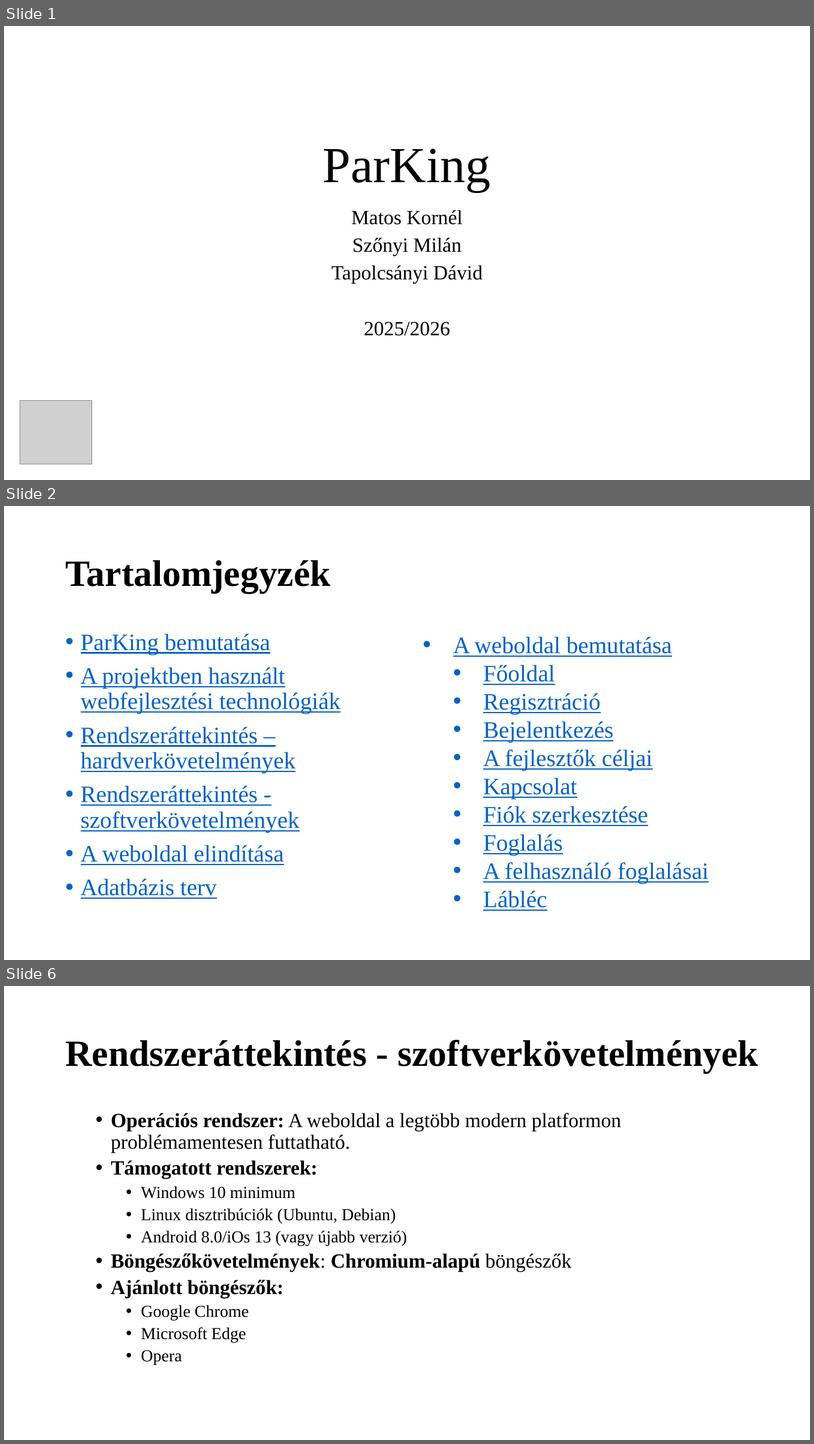
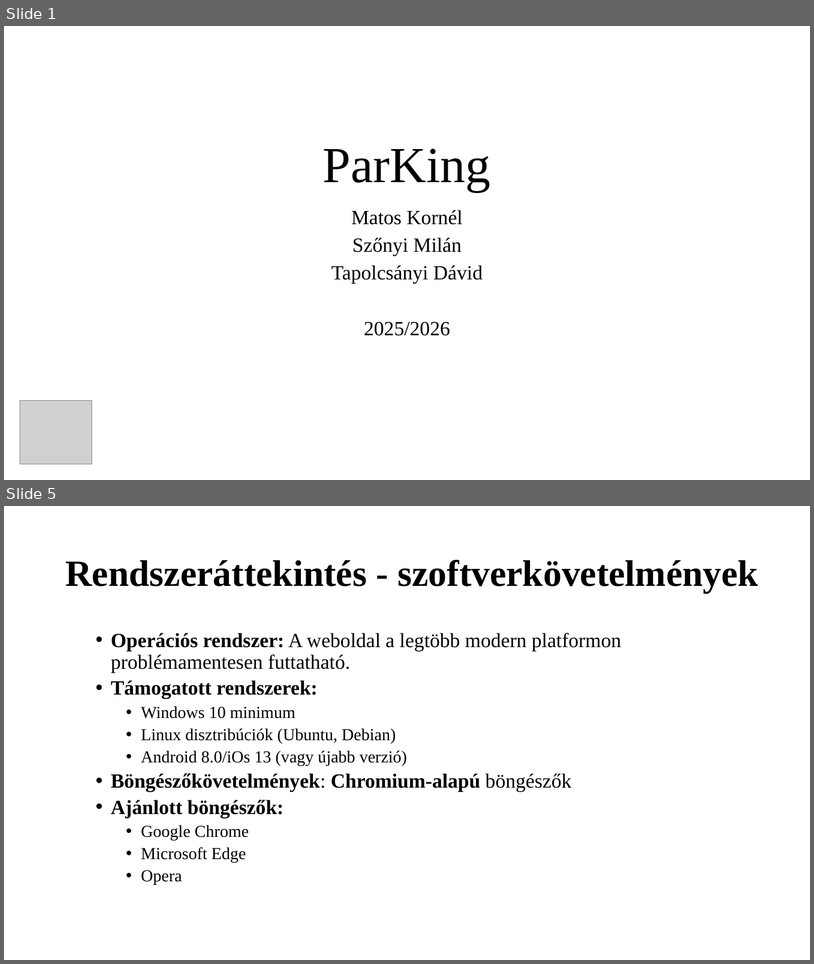
Before and after one commit to K0RN3L07/ParKing, a slide deck: Dokumentumok/ParKing-prezentacio.pptx. Shown one above the other, each under a label of ours: slides 1, 2 and 6 before the commit, slides 1 and 5 after it; the slides between them are not shown. The pictures are 814x1444 and 814x964 pixels, drawn with LibreOffice and Linux fonts; fonts in the diff are those of the drawing; grey boxes stand for pictures. Boxes give left, top, right and bottom in pixels: in the first picture for what was removed or moved away, otherwise in the second. Text is boxed around its words. In the diff, an @@ line names an element or a change of style, - is before the commit and + after.

```diff
--- a/Dokumentumok/ParKing-prezentacio.pptx
+++ b/Dokumentumok/ParKing-prezentacio.pptx
@@ slide 2 removed at [4,506,810,960], background #FFFFFF @@
@@ title removed at [65,560,330,592] @@
-Tartalomjegyzék
@@ text removed at [81,633,341,898] @@
-• ParKing bemutatása
-• A projektben használt webfejlesztési technológiák
-• Rendszeráttekintés – hardverkövetelmények
-• Rendszeráttekintés - szoftverkövetelmények
-• A weboldal elindítása
-• Adatbázis terv
@@ text removed at [453,636,709,910] @@
-• A weboldal bemutatása
-  • Főoldal
-  • Regisztráció
-  • Bejelentkezés
-  • A fejlesztők céljai
-  • Kapcsolat
-  • Fiók szerkesztése
-  • Foglalás
-  • A felhasználó foglalásai
-  • Lábléc
@@ what was slide 6 is now slide 5 @@
```
Also in this commit, not shown: 9 slides changed, 1 slide added.
